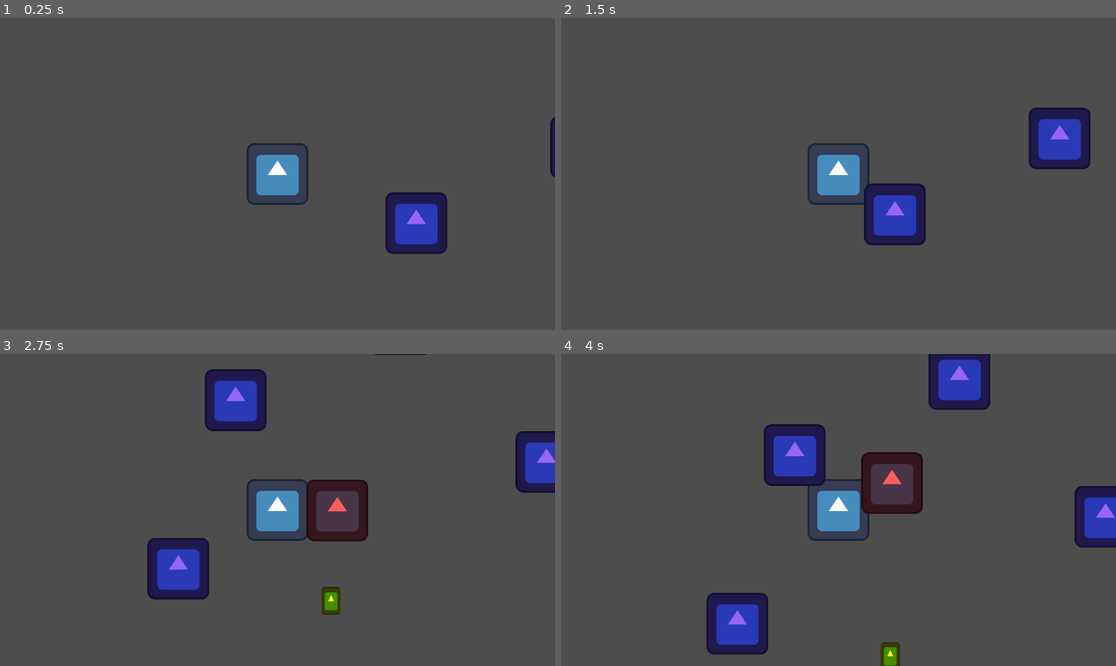
Above: before the commit, frames 1-4 (two rows, left to right).
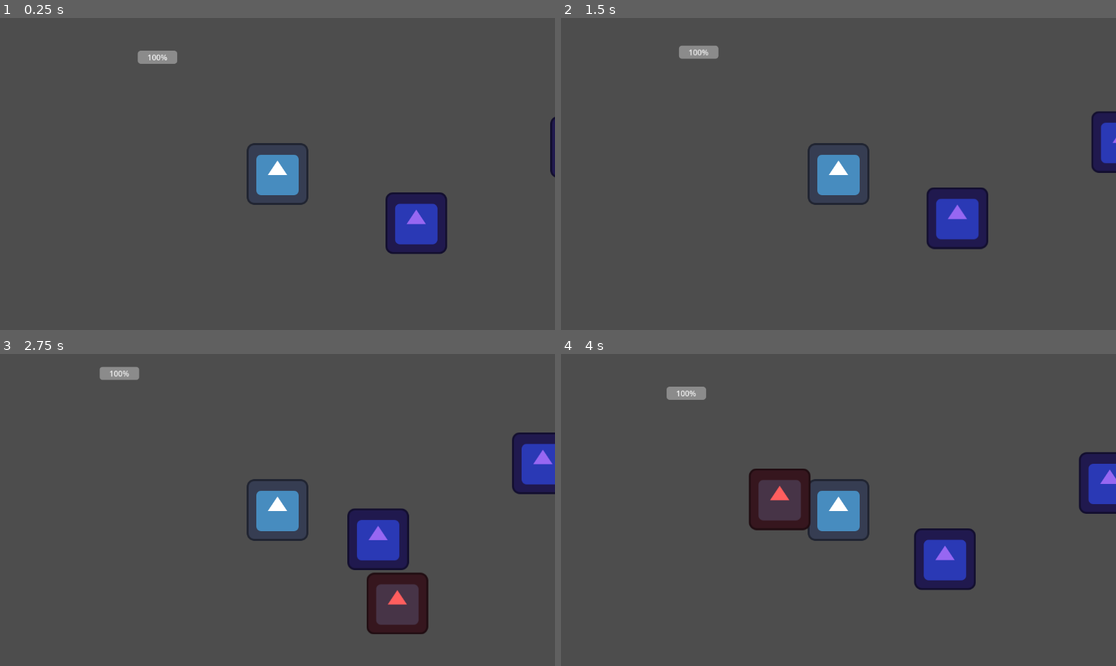
Above: after the commit, the same moments.

Repository: vilu350/Flying-Cats-Studio
Game: Godot game, scene res://scenes/test_map.tscn
The game is run twice, just before and just after one commit, with the same random seed, the same clock (stepped at 60 frames per second) and the same inputs. The project has no main scene, so this scene is started directly. The engine's default icon, where the game draws it, is replaced by a stand-in: a white triangle on a blue panel in a dark square.
Inputs:
- Up to frame 1 (0.25 s): no input
- Up to frame 2 (1.5 s): tap Enter at 0.5 s; hold Right (ui_right) 0.53-1.28 s; hold Down (move_down) from 1.28 s (still down)
- Up to frame 3 (2.75 s): release Down (move_down) at 2.03 s; hold Right (ui_right) from 2.03 s (still down)
- Up to frame 4 (4 s): release Right (ui_right) at 2.78 s; hold Up (move_up) 2.78-3.53 s; hold Left (ui_left) from 3.53 s (still down)

The runs differ from the first frame. In frame 1, 0.3% of the frame differs, in the area x 24-32%, y 10-15%; in frame 2, 7.7%; in frame 3, 12%; in frame 4, 15%, in the area x 19-100%, y 0-100%.
Error after the commit: Invalid call. Nonexistent function 'play' in base 'Node2D'. (res://scripts/player.gd:27)

Commit message:
added the progressbar & code to try and make it work (ERROR)

Diff:
--- /dev/null
+++ b/flying-cats-studio/scenes/Health_Bar.tscn
@@ -0,0 +1,8 @@
+[gd_scene load_steps=2 format=3 uid="uid://d0ebsba5fj3t6"]
+
+[ext_resource type="Script" uid="uid://c1doxcsmq0afp" path="res://scripts/HealthBar.gd" id="1_o1an6"]
+
+[node name="ProgressBar" type="ProgressBar"]
+offset_right = 32.0
+offset_bottom = 27.0
+script = ExtResource("1_o1an6")
--- a/flying-cats-studio/scenes/Player.tscn
+++ b/flying-cats-studio/scenes/Player.tscn
@@ -1,7 +1,8 @@
-[gd_scene load_steps=5 format=3 uid="uid://c3t26ejgfvyr1"]
+[gd_scene load_steps=6 format=3 uid="uid://c3t26ejgfvyr1"]
 
 [ext_resource type="Script" uid="uid://cagenrx6eaxoj" path="res://scripts/player.gd" id="1_ij6vw"]
 [ext_resource type="Texture2D" uid="uid://li4bh4x6nks5" path="res://sprites/icon.svg" id="2_ghijl"]
+[ext_resource type="PackedScene" uid="uid://c3nnv308fvv7f" path="res://scenes/weapon.tscn" id="3_3li8b"]
 
 [sub_resource type="CircleShape2D" id="CircleShape2D_44cfe"]
 radius = 62.0
@@ -20,8 +21,16 @@
 
 [node name="Camera2D" type="Camera2D" parent="."]
 
-[node name="HitBox" type="Area2D" parent="."]
+[node name="HurtBox" type="Area2D" parent="."]
 collision_layer = 2
 
-[node name="CollisionShape2D" type="CollisionShape2D" parent="HitBox"]
+[node name="CollisionShape2D" type="CollisionShape2D" parent="HurtBox"]
 shape = SubResource("CircleShape2D_v6fml")
+
+[node name="AnimationPlayer" type="AnimationPlayer" parent="."]
+
+[node name="HurtTimer" type="Timer" parent="."]
+
+[node name="Effects" type="Node2D" parent="."]
+
+[node name="Weapon" parent="." instance=ExtResource("3_3li8b")]
--- a/flying-cats-studio/scenes/test_map.tscn
+++ b/flying-cats-studio/scenes/test_map.tscn
@@ -1,10 +1,11 @@
-[gd_scene load_steps=6 format=3 uid="uid://3mubng0v8qua"]
+[gd_scene load_steps=7 format=3 uid="uid://3mubng0v8qua"]
 
-[ext_resource type="PackedScene" uid="uid://c3t26ejgfvyr1" path="res://scenes/player.tscn" id="1_4wuf8"]
+[ext_resource type="PackedScene" uid="uid://c3t26ejgfvyr1" path="res://scenes/Player.tscn" id="1_4wuf8"]
 [ext_resource type="Script" uid="uid://blri83oejwai4" path="res://scripts/test_map.gd" id="1_t8dge"]
 [ext_resource type="PackedScene" uid="uid://ulvpmos54la4" path="res://scenes/obstacle.tscn" id="2_s02eq"]
 [ext_resource type="PackedScene" uid="uid://bfh2r6snhtqj8" path="res://scenes/enemy.tscn" id="3_s02eq"]
 [ext_resource type="PackedScene" uid="uid://c3mu8pnvukvue" path="res://scenes/collectable.tscn" id="5_bdpbv"]
+[ext_resource type="PackedScene" uid="uid://d0ebsba5fj3t6" path="res://scenes/Health_Bar.tscn" id="6_ss0f2"]
 
 [node name="TestMap" type="Node2D"]
 script = ExtResource("1_t8dge")
@@ -59,3 +60,7 @@
 
 [node name="Collectable5" parent="Collectables" instance=ExtResource("5_bdpbv")]
 position = Vector2(1438, 1373)
+
+[node name="ProgressBar" parent="." instance=ExtResource("6_ss0f2")]
+offset_right = 82.0
+value = 100.0
--- /dev/null
+++ b/flying-cats-studio/scenes/weapon.tscn
@@ -0,0 +1,3 @@
+[gd_scene format=3 uid="uid://c3nnv308fvv7f"]
+
+[node name="Weapon" type="Sprite2D"]
--- /dev/null
+++ b/flying-cats-studio/scripts/HealthBar.gd
@@ -0,0 +1,10 @@
+extends ProgressBar
+
+@export var player: Player
+
+func _ready():
+	player.healthChanged.connect(update)
+	update()
+
+func update():
+	value = player.currentHealth * 100 / player.maxHealth
--- a/flying-cats-studio/scripts/player.gd
+++ b/flying-cats-studio/scripts/player.gd
@@ -1,8 +1,61 @@
 extends CharacterBody2D
 
+class_name Player
+
+signal healthChanged
+
+@export var speed: int = 35
+@onready var animations = $AnimationPlayer
+@onready var effects: Node2D = $Effects
 @export var max_speed := 800.0
 @export var acceleration := 1200.0
 @export var deceleration := 1100.0
+@onready var hurt_box: Area2D = $HurtBox
+@onready var hurt_timer: Timer = $HurtTimer
+@onready var weapon: Sprite2D = $Weapon
+
+@export var maxHealth = 30
+@onready var currentHealth: int = maxHealth
+
+@export var knockbackPower: int = 500
+
+var lastAnimDirection: String = "Down"
+var isHurt: bool = false
+var isAttacking: bool = false
+
+func _ready():
+	effects.play("RESET")
+
+func handleInput():
+	var moveDirection = Input.get_vector("ui_left", "ui_right", "ui_up", "ui_down")
+	velocity = moveDirection*speed
+
+	if Input.is_action_just_pressed("attack"):
+		attack()
+
+func attack():
+	animations.play("attack" + lastAnimDirection)
+	isAttacking = true
+	weapon.enable()
+	await animations.animation_finished
+	weapon.disable()
+	isAttacking = false
+
+func updateAnimation():
+	if isAttacking: return
+
+	if velocity.length() == 0:
+		if animations.is_playing():
+			animations.stop()
+
+	else:
+		var direction = "Down"
+		if velocity.x < 0: direction = "Left"
+		elif velocity.x > 0: direction = "Right"
+		elif velocity.y < 0: direction = "Up"
+
+		animations.play("walk" + direction)
+		lastAnimDirection = direction
 
 func _physics_process(delta: float) -> void:
 	var direction := Input.get_vector("move_left", "move_right", "move_up", "move_down")
@@ -13,3 +66,29 @@
 	else:
 		velocity = velocity.move_toward(Vector2.ZERO, deceleration * delta)
 	move_and_slide()
+	handleInput()
+	updateAnimation()
+	if !isHurt:
+		for area in hurt_box.get_overlapping_areas():
+			if area.name == "hitBox":
+				hurtByEnemy(area)
+
+func hurtByEnemy(area):
+	currentHealth -= 10
+	if currentHealth < 0:
+		currentHealth = maxHealth
+
+	isHurt = true
+	healthChanged.emit()
+
+	knockback(area.get_parent().velocity)
+	effects.play("hurtBlink")
+	hurt_timer.start()
+	await hurt_timer.timeout
+	effects.play("RESET")
+	isHurt = false
+
+func knockback(enemyVelocity: Vector2):
+	var knockbackDirection = (enemyVelocity - velocity).normalized() * knockbackPower
+	velocity = knockbackDirection
+	move_and_slide()
Not shown, added: flying-cats-studio/scripts/HealthBar.gd.uid
